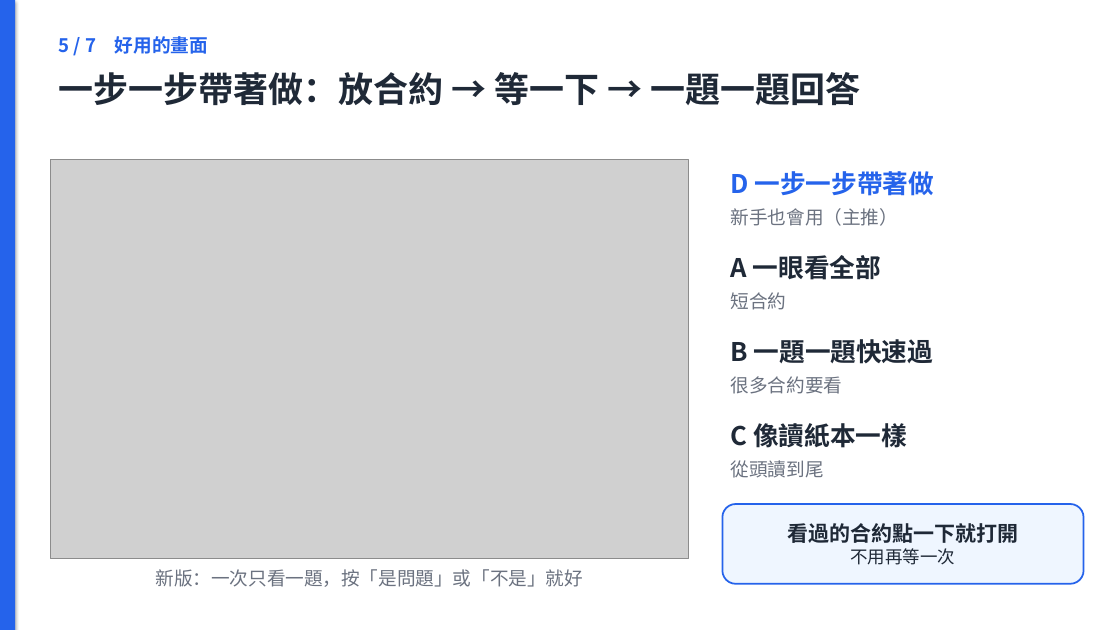
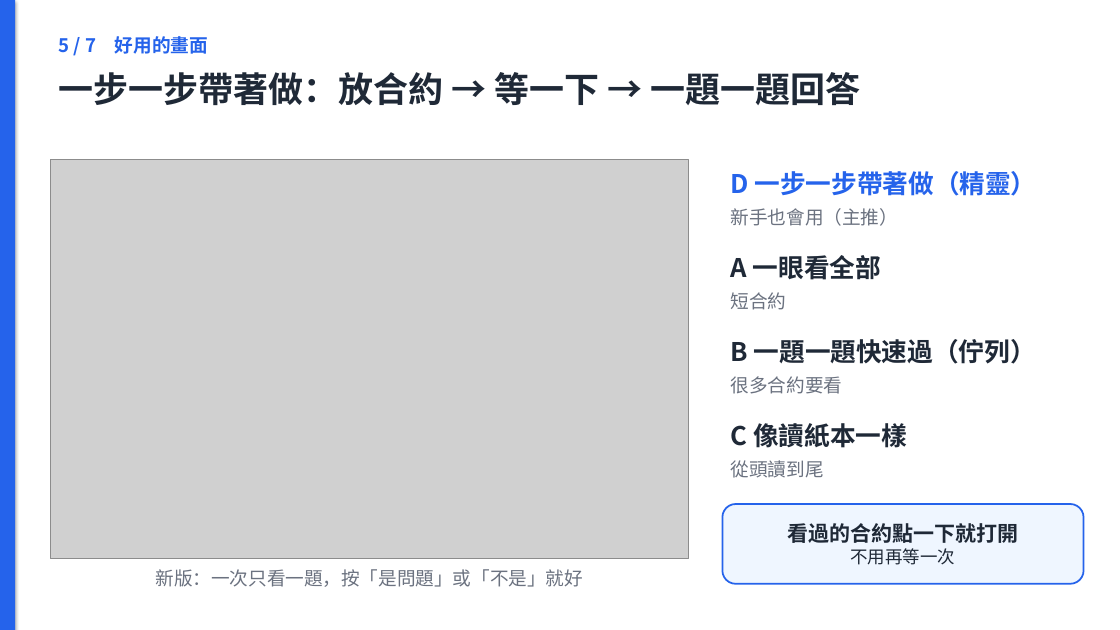
Before and after one commit to jaylooloomi/contract-check, a slide deck: slide 7 of docs/deck/合約外規檢查_簡報.pptx. Drawn at 1120x630 pixels with LibreOffice and Linux fonts; fonts in the diff are those of the drawing; grey boxes stand for pictures. Boxes give left, top, right and bottom in pixels: in the first picture for what was removed or moved away, otherwise in the second. Text is boxed around its words. In the diff, an @@ line names an element or a change of style, - is before the commit and + after.

```diff
--- a/docs/deck/合約外規檢查_簡報.pptx
+++ b/docs/deck/合約外規檢查_簡報.pptx
@@ text at <box>731,171,1037,196</box>: text changed @@
-D 一步一步帶著做
+D 一步一步帶著做（精靈）
@@ text at <box>731,339,1036,364</box>: text changed @@
-B 一題一題快速過
+B 一題一題快速過（佇列）
```
Also in this commit, not shown: 8 other slides changed, 20 other files.
